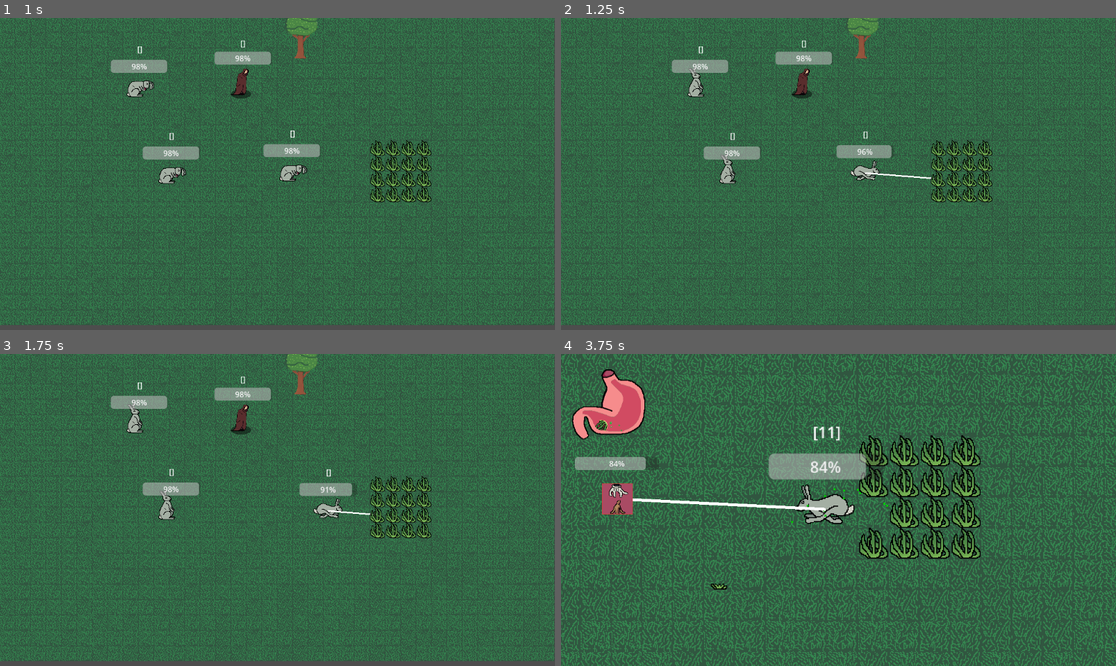
Above: before the commit, frames 1-4 (two rows, left to right).
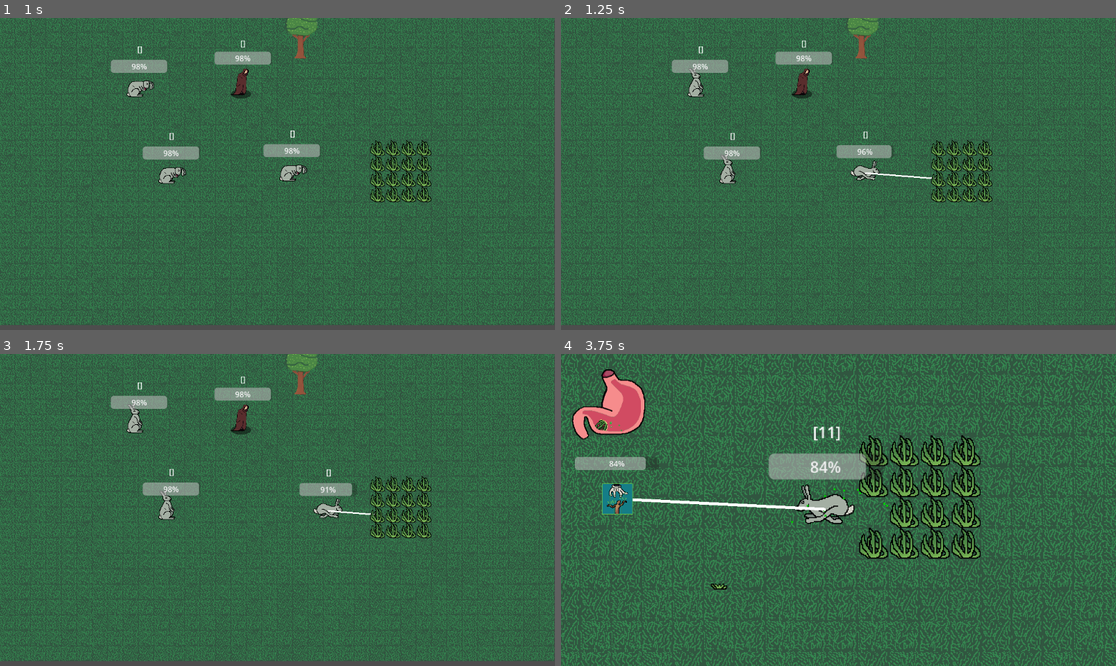
Above: after the commit, the same moments.

Repository: rundoom/Upraiser
Game: Godot game, scene res://creature/grass_test.tscn
Two runs of this game, one before a commit and one after it. Both use one fixed random seed, a clock stepped at 60 frames per second and the inputs below.
Inputs (mouse positions are in pixels of both pictures, inside the frame that each line leads up to):
- Up to frame 1 (1 s): tap Enter at 0.5 s; move the mouse to (399, 158) at 0.52 s; press the mouse at (399, 158) at 0.53 s
- Up to frame 2 (1.25 s): no input
- Up to frame 3 (1.75 s): move the mouse to (172, 510) at 1.27 s; release the mouse at (172, 510) at 1.28 s; right-click (172, 510) at 1.35 s
- Up to frame 4 (3.75 s): move the mouse to (899, 513) at 2.02 s; press the mouse at (899, 513) at 2.03 s; release the mouse at (899, 513) at 2.75 s; click (616, 497) at 2.75 s; click (616, 497) at 3.52 s

Frame 1 is identical in both runs. In frame 2, less than 0.1% of the frame differs, in the area x 66-70%, y 48-55%; in frame 3, less than 0.1%; in frame 4, 0.5%, in the area x 6-14%, y 20-52%.

Commit message:
Take control button toggle fix

Diff:
--- a/general/ui.gd
+++ b/general/ui.gd
@@ -20,6 +20,7 @@
 
 	if npc == null:
 		if take_control.pressed.is_connected(selected_npc.obey): take_control.pressed.disconnect(selected_npc.obey)
+		take_control.disabled = false
 		return
 
 	selected_npc = npc
@@ -38,3 +39,7 @@
 		Input.set_custom_mouse_cursor(cursor_clicked)
 	if Input.is_action_just_released("LMB"):
 		Input.set_custom_mouse_cursor(cursor_default)
+
+
+func _on_take_control_pressed() -> void:
+	$TakeControl.disabled = true
--- a/general/ui.tscn
+++ b/general/ui.tscn
@@ -29,3 +29,6 @@
 toggle_mode = true
 texture_normal = ExtResource("3_17blt")
 texture_pressed = ExtResource("4_rep4r")
+texture_disabled = ExtResource("4_rep4r")
+
+[connection signal="pressed" from="TakeControl" to="." method="_on_take_control_pressed"]
--- a/loot/grass.tscn
+++ b/loot/grass.tscn
@@ -10,4 +10,4 @@
 [node name="Sprite2D" parent="." index="1"]
 position = Vector2(0, 0)
 texture = ExtResource("2_24p6t")
-region_rect = Rect2(2, 0, 30, 32)
+region_rect = Rect2(0, 0, 32, 32)
